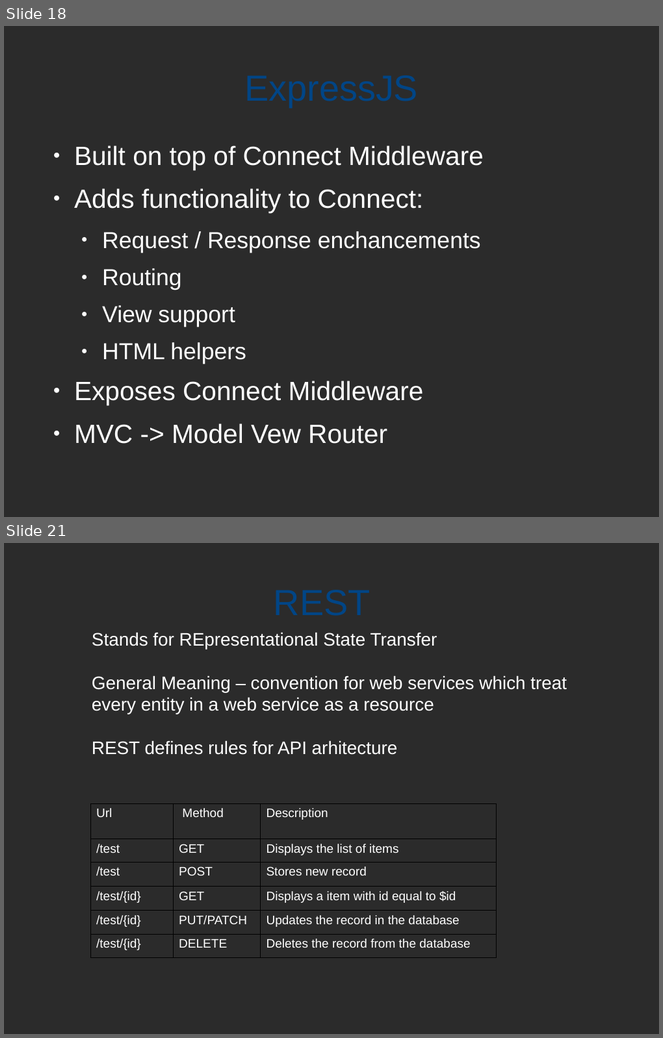
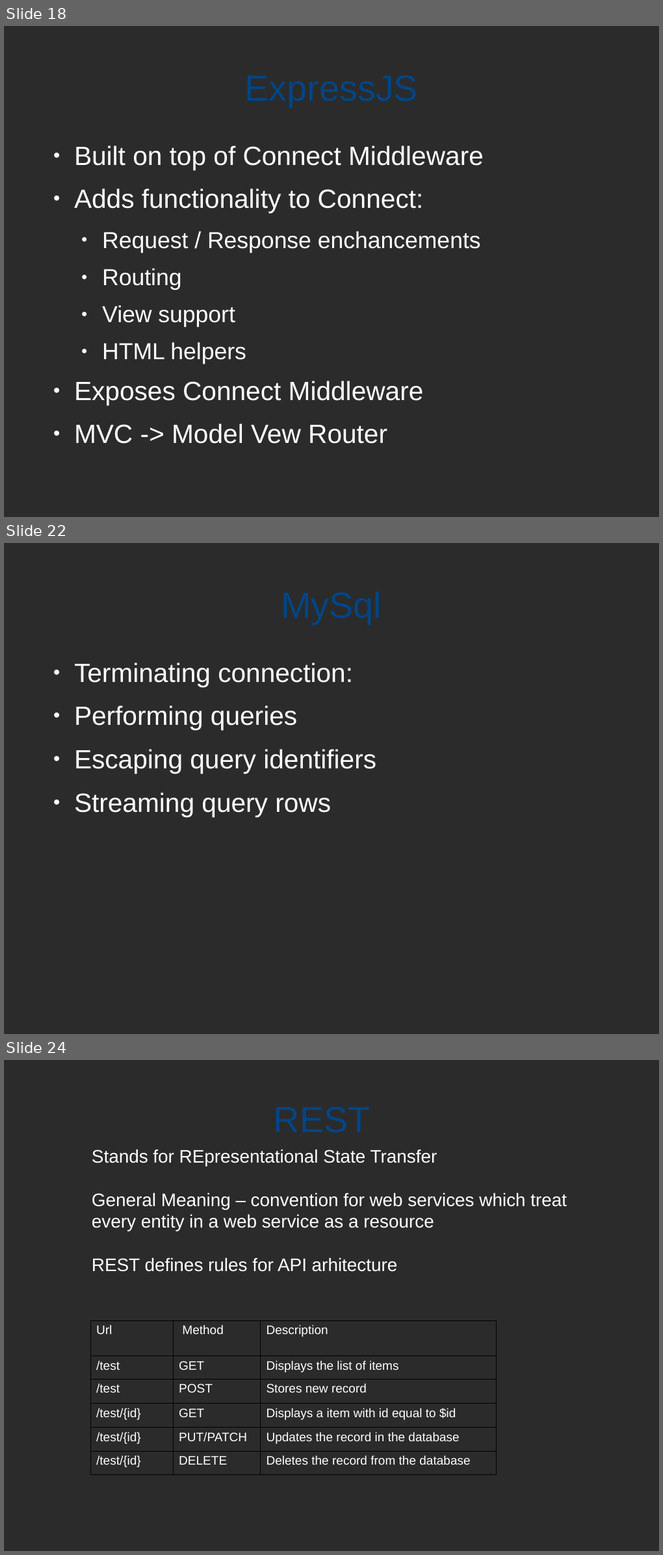
Before and after one commit to FatihHyusein/nodeDemo, a slide deck: Lecture-48-NodeJSNEW3.odp. Shown one above the other, each under a label of ours: slides 18 and 21 before the commit, slides 18, 22 and 24 after it; the slides between them are not shown. The pictures are 663x1038 and 663x1555 pixels, drawn with LibreOffice and Linux fonts; fonts in the diff are those of the drawing; background and template pictures are left out; a plain dark background stands for a picture behind light text. Boxes give left, top, right and bottom in pixels: in the first picture for what was removed or moved away, otherwise in the second. Text is boxed around its words. In the diff, an @@ line names an element or a change of style, - is before the commit and + after.

```diff
--- a/Lecture-48-NodeJSNEW3.odp
+++ b/Lecture-48-NodeJSNEW3.odp
@@ slide 22 added at (4,543,659,1034), background picture (left out) @@
@@ title added at (36,563,627,644), 44 pt, text #004586 @@
+MySql
@@ text added at (74,663,376,817), 32 pt, text #FFFFFF @@
+● Terminating connection:
+● Performing queries
+● Escaping query identifiers
+● Streaming query rows
@@ what was slide 21 is now slide 24 @@
```
Also in this commit, not shown: 1 slide changed, 3 other slides added, 1 slide removed, 20 other files.
